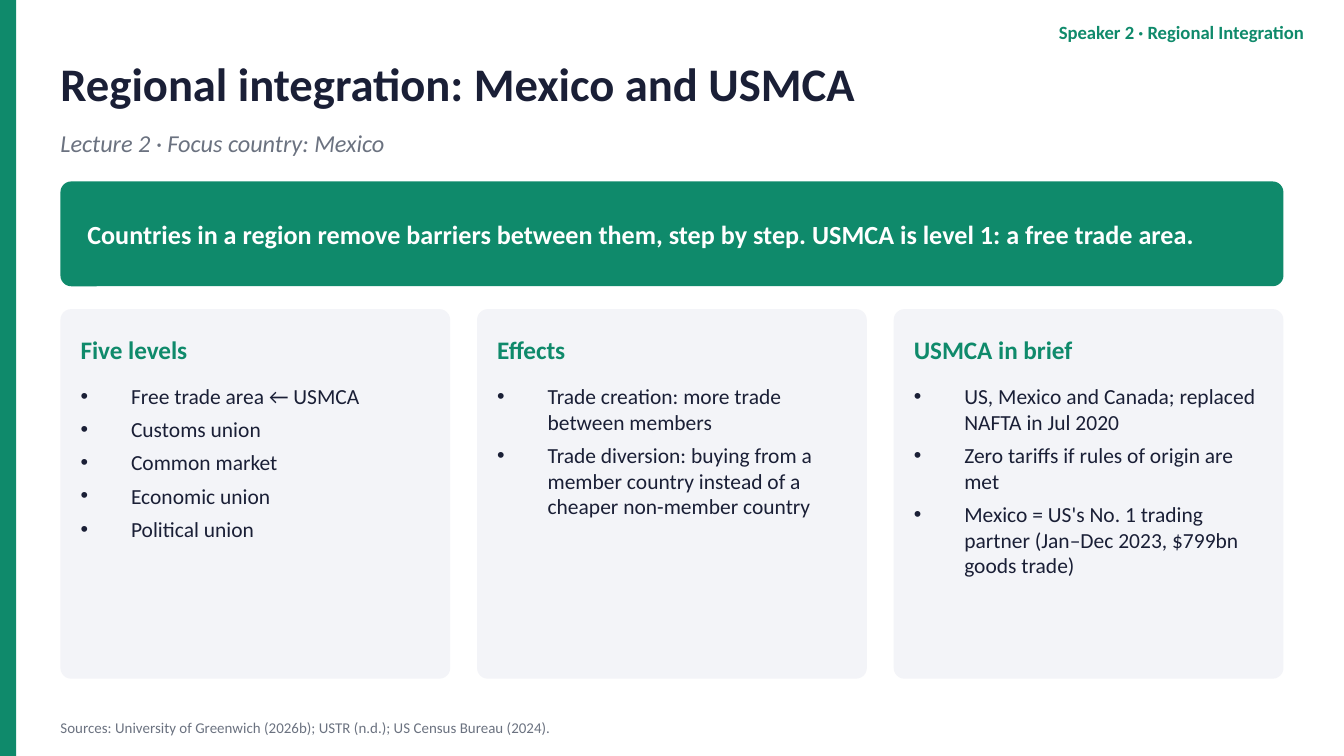
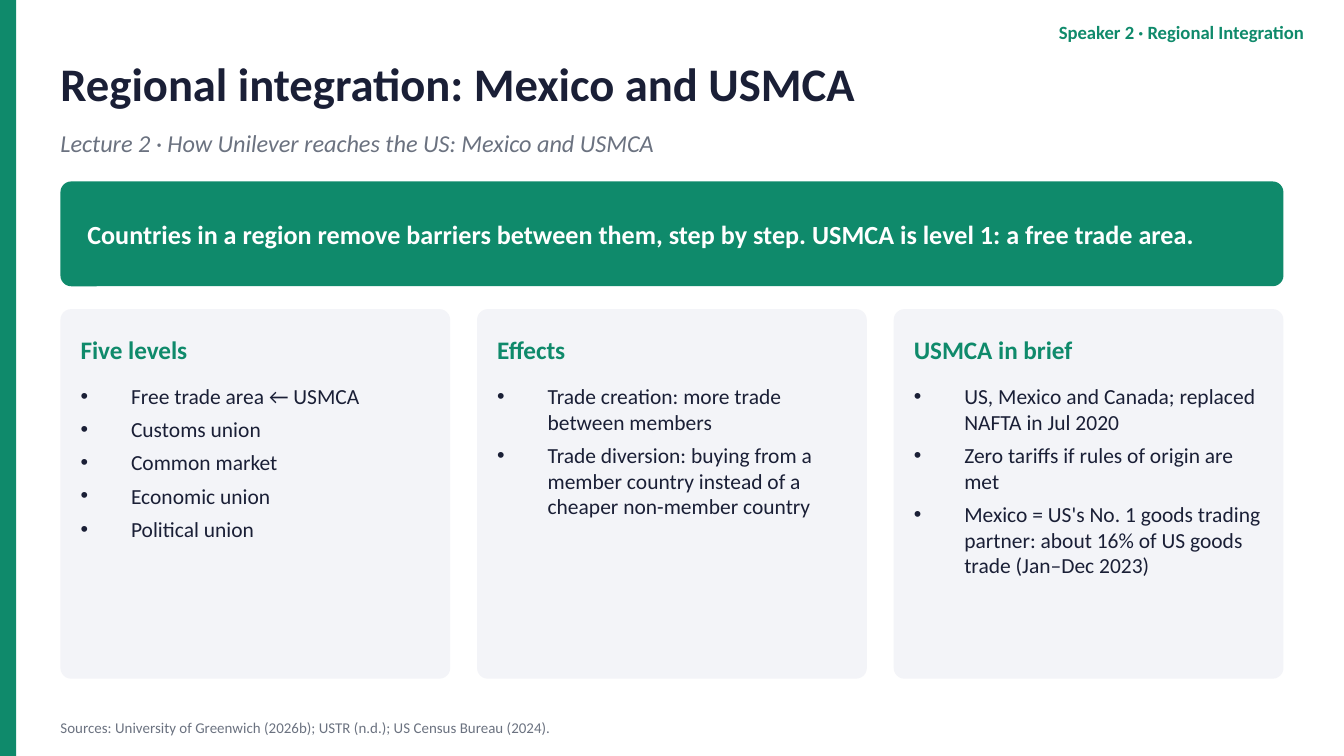
Before and after one commit to dollar3651314/mymba, a slide deck: slide 6 of content/busi1763/files/Unilever_Group_EN.pptx. Drawn at 1344x756 pixels with LibreOffice and Linux fonts; fonts in the diff are those of the drawing. Boxes give left, top, right and bottom in pixels: in the first picture for what was removed or moved away, otherwise in the second. Text is boxed around its words. In the diff, an @@ line names an element or a change of style, - is before the commit and + after.

```diff
--- a/content/busi1763/files/Unilever_Group_EN.pptx
+++ b/content/busi1763/files/Unilever_Group_EN.pptx
@@ text at [60, 135, 654, 152]: text changed @@
-Lecture 2 · Focus country: Mexico
+Lecture 2 · How Unilever reaches the US: Mexico and USMCA
@@ text at [964, 507, 1260, 576]: text changed @@
-• Mexico = US's No. 1 trading partner (Jan–Dec 2023, $799bn goods trade)
+• Mexico = US's No. 1 goods trading partner: about 16% of US goods trade (Jan–Dec 2023)
```
Also in this commit, not shown: 13 other slides changed, 16 other files.
